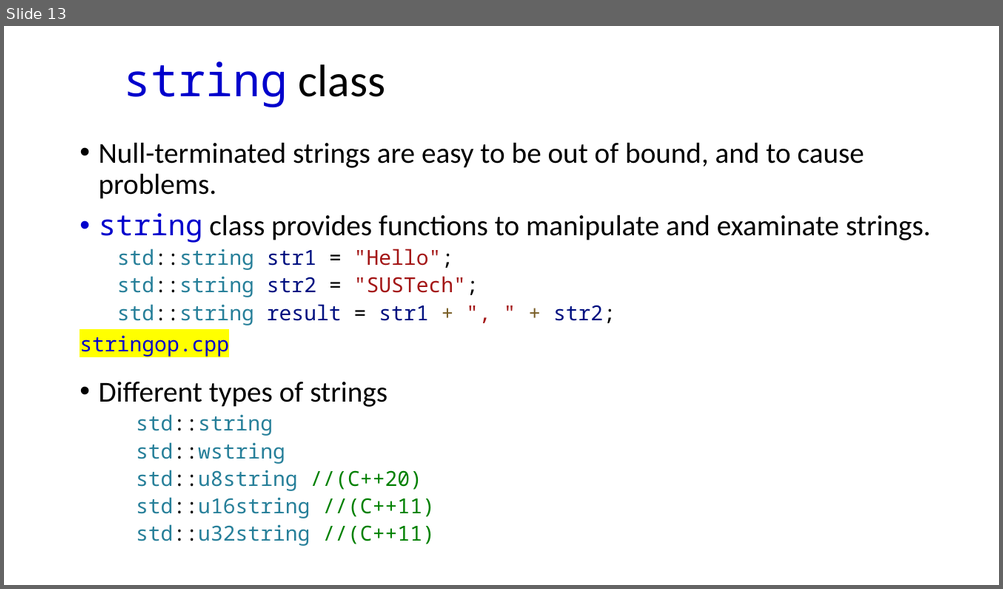
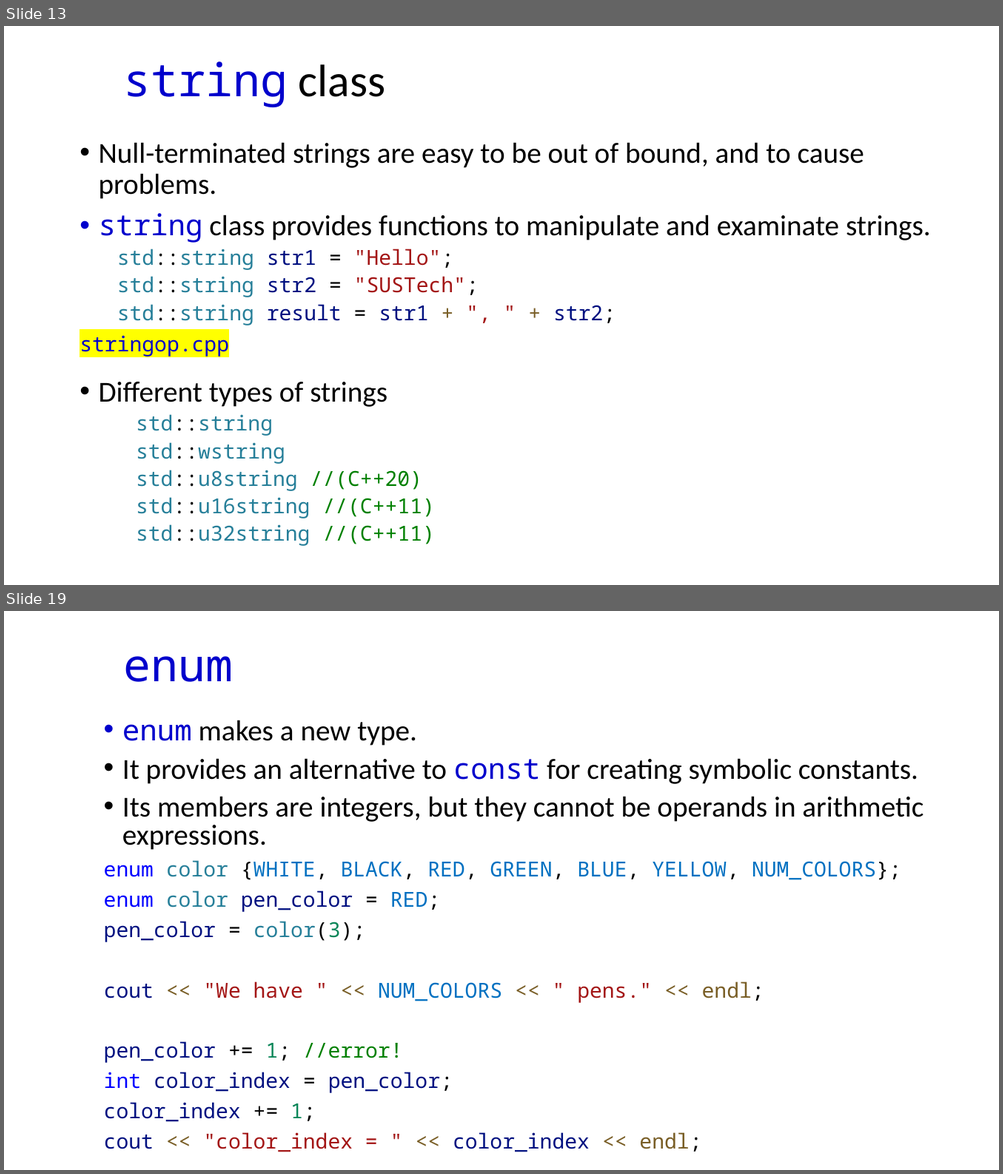
Before and after one commit to dayekuaipao/CPPLearning, a slide deck: week04/Lecture04.pptx. Shown one above the other, each under a label of ours: slide 13 before the commit, slides 13 and 19 after it; the slides between them are not shown. The pictures are 1003x589 and 1003x1174 pixels, drawn with LibreOffice and Linux fonts; fonts in the diff are those of the drawing; background and template pictures are left out. Boxes give left, top, right and bottom in pixels: in the first picture for what was removed or moved away, otherwise in the second. Text is boxed around its words. In the diff, an @@ line names an element or a change of style, - is before the commit and + after.

```diff
--- a/week04/Lecture04.pptx
+++ b/week04/Lecture04.pptx
@@ slide 19 added at (4,611,999,1170), background #FFFFFF @@
@@ title added at (124,656,233,682), 44 pt, text #0000CC @@
+enum
@@ text added at (104,720,923,1153), 20 pt, text #000000 @@
+• enum makes a new type.
+• It provides an alternative to const for creating symbolic constants.
+• Its members are integers, but they cannot be operands in arithmetic expressions.
+enum color {WHITE, BLACK, RED, GREEN, BLUE, YELLOW, NUM_COLORS};
+enum color pen_color = RED;
+pen_color = color(3);
+cout << "We have " << NUM_COLORS << " pens." << endl;
+pen_color += 1; //error!
+int color_index = pen_color;
+color_index += 1;
+cout << "color_index = " << color_index << endl;
```
Also in this commit, not shown: 4 slides changed, 8 other slides added, 3 slides removed, 7 other files.
